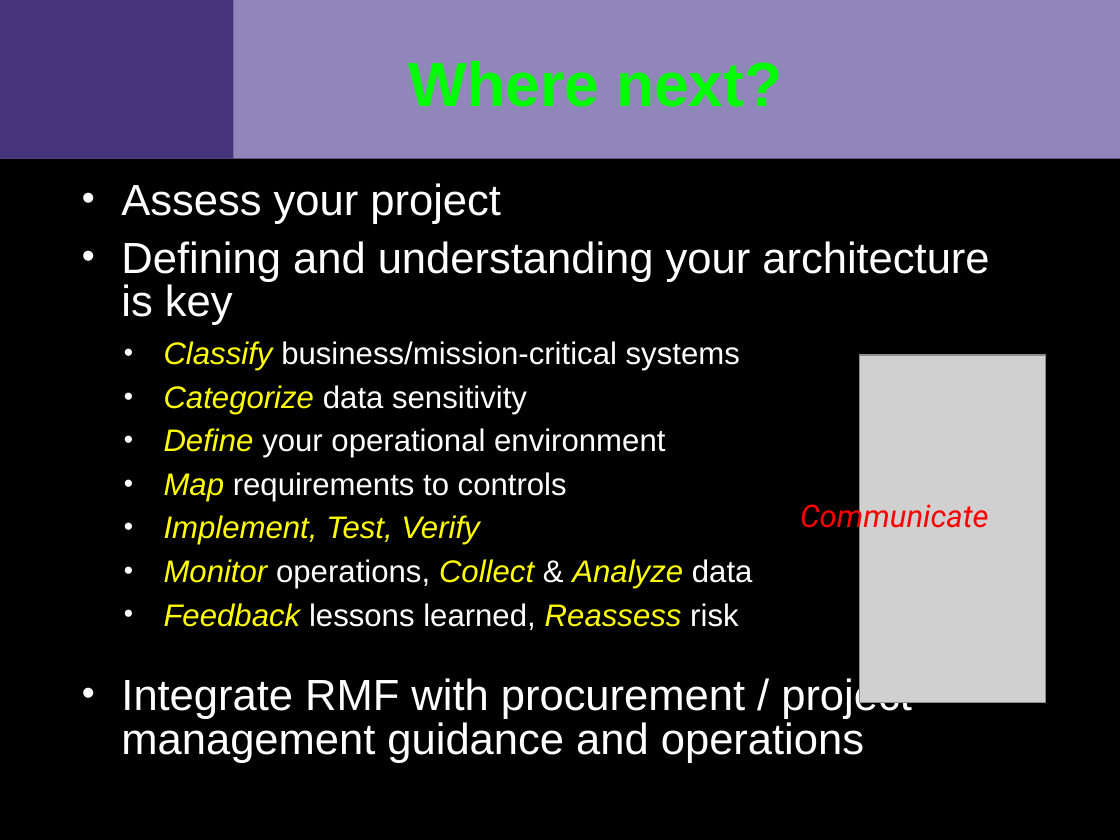
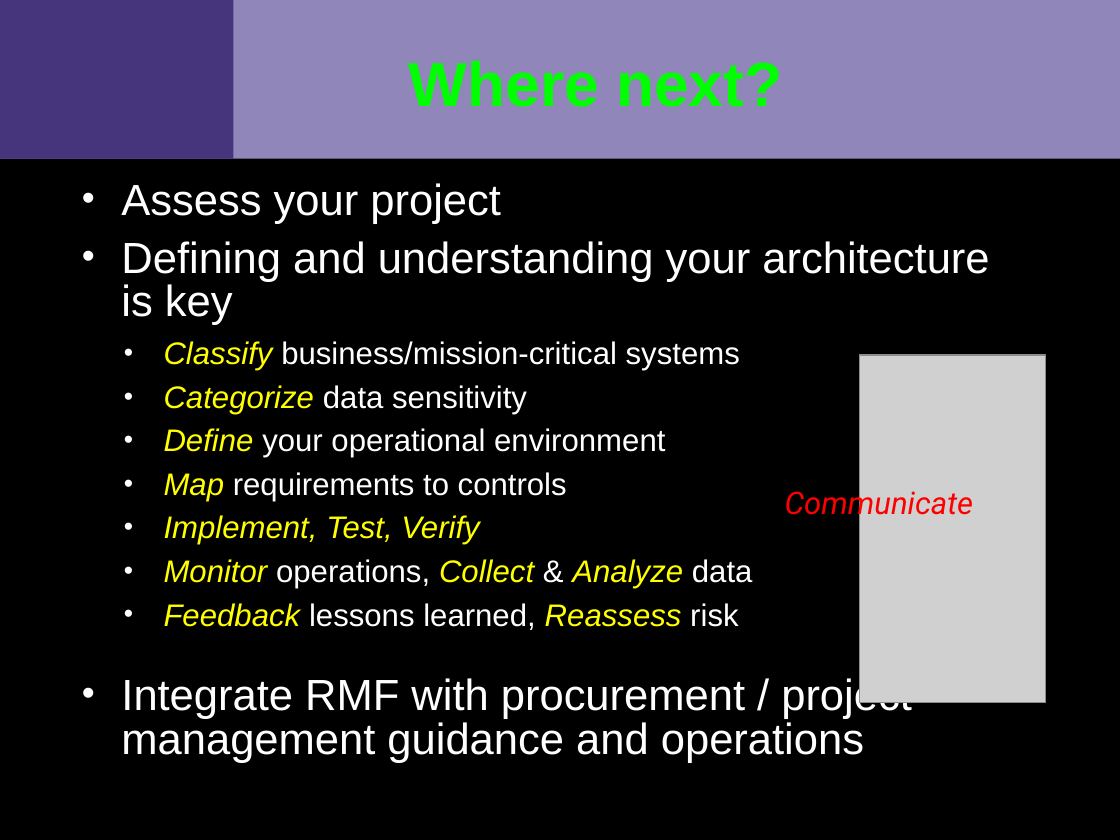
Before and after one commit to VCTLabs/elc2015-presentations, a slide deck: slide 19 of security_IoT/security_assessment_slides.odp. Drawn at 1120x840 pixels with LibreOffice and Linux fonts; fonts in the diff are those of the drawing; grey boxes stand for pictures; background and template pictures are left out. Boxes give left, top, right and bottom in pixels: in the first picture for what was removed or moved away, otherwise in the second. Text is boxed around its words. In the diff, an @@ line names an element or a change of style, - is before the commit and + after.

```diff
--- a/security_IoT/security_assessment_slides.odp
+++ b/security_IoT/security_assessment_slides.odp
@@ text "Communicate": place and size @@
-text "Communicate" at [800,499,989,535]
+text "Communicate" at [785,486,974,522]
```
Also in this commit, not shown: 4 other slides changed, 1 other file.
